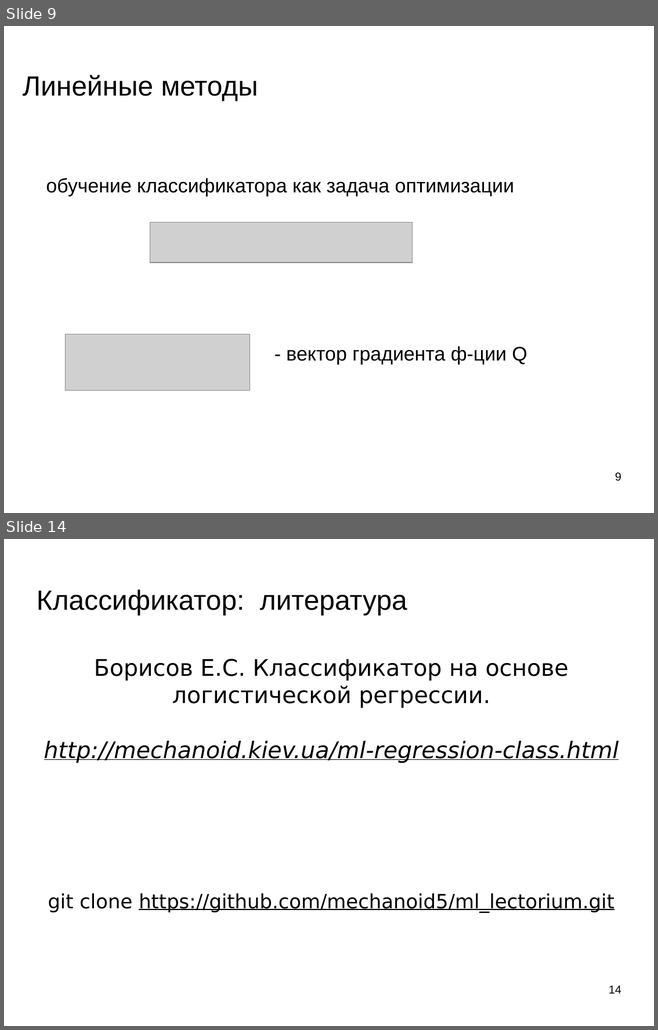
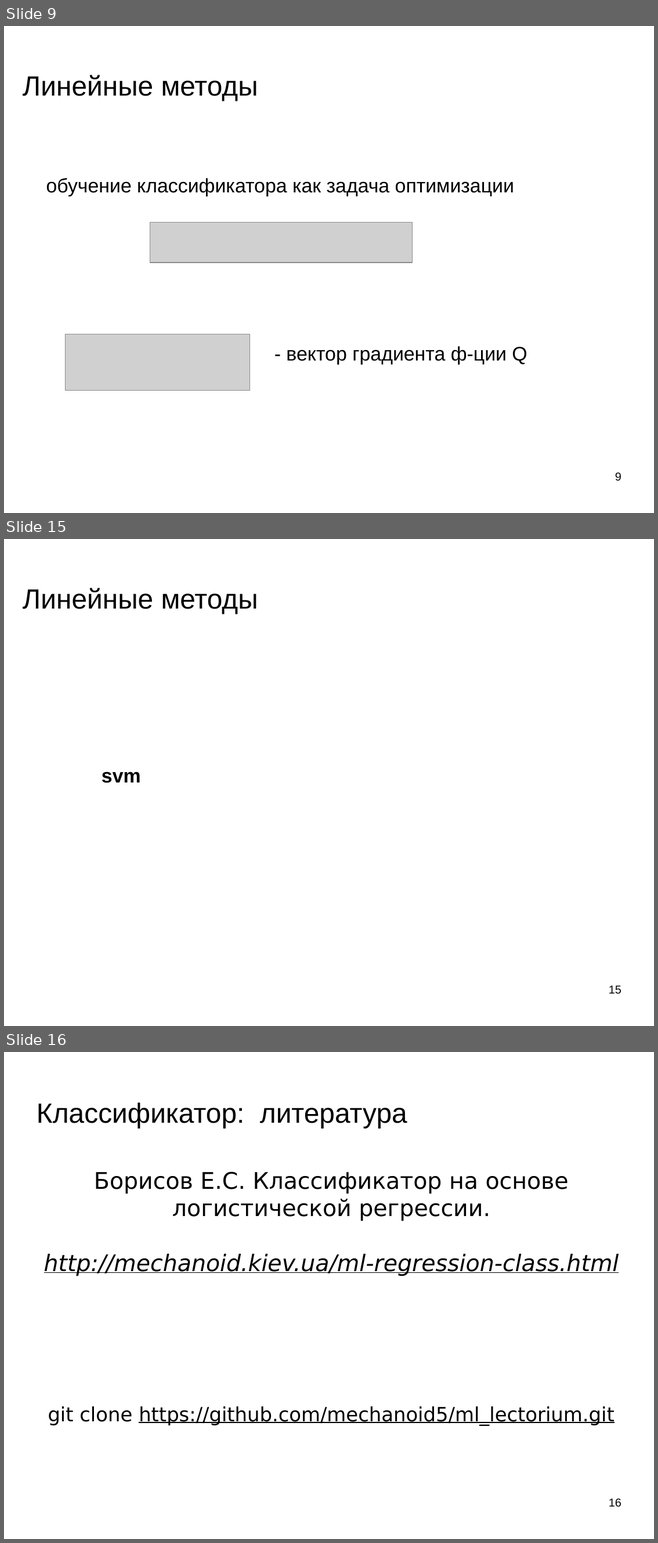
Before and after one commit to mechanoid5/ml_lectorium_legacy, a slide deck: 09-linear.odp. Shown one above the other, each under a label of ours: slides 9 and 14 before the commit, slides 9, 15 and 16 after it; the slides between them are not shown. The pictures are 658x1030 and 658x1543 pixels, drawn with LibreOffice and Linux fonts; fonts in the diff are those of the drawing; grey boxes stand for pictures; background and template pictures are left out. Boxes give left, top, right and bottom in pixels: in the first picture for what was removed or moved away, otherwise in the second. Text is boxed around its words. In the diff, an @@ line names an element or a change of style, - is before the commit and + after.

```diff
--- a/09-linear.odp
+++ b/09-linear.odp
@@ slide 15 added at bbox=[4, 539, 654, 1026], background picture (left out) @@
@@ title added at bbox=[23, 588, 258, 614], 33.9 pt, text #000000 @@
+Линейные методы
@@ text added at bbox=[101, 772, 141, 783], 24 pt, text #000000, bold @@
+svm
@@ page number added at bbox=[608, 986, 621, 994], 14 pt, text #000000 @@
+15
@@ what was slide 14 is now slide 16 @@
@@ page number at bbox=[608, 1499, 621, 1507]: text changed @@
-14
+16
```
Also in this commit, not shown: 4 slides changed, 1 other slide added.
